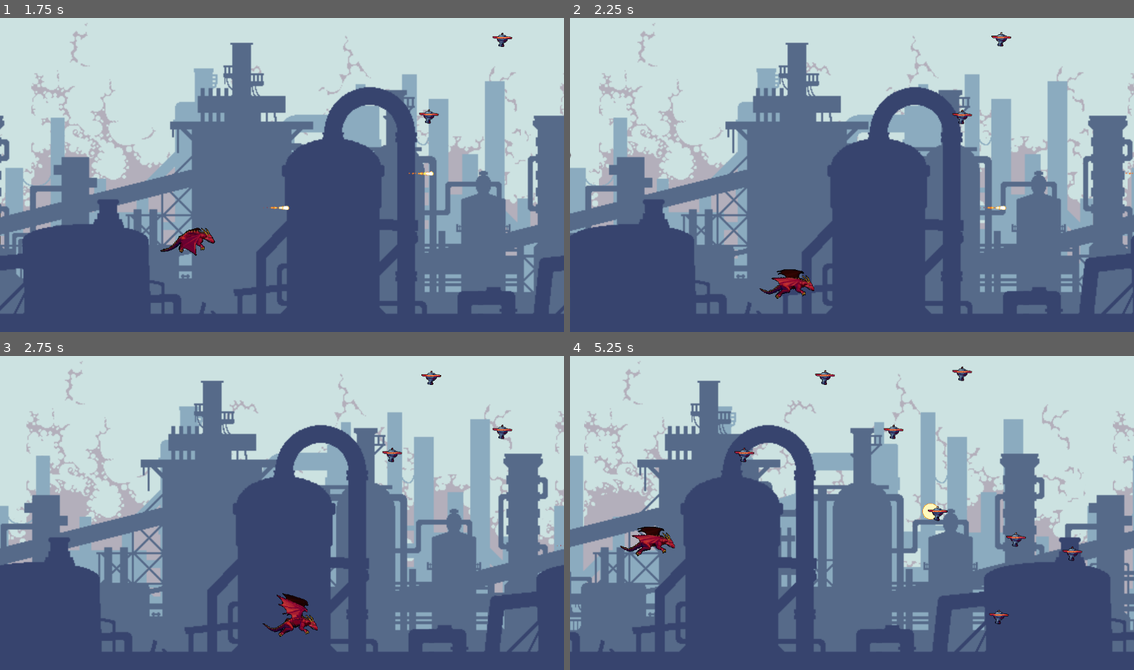
Above: before the commit, frames 1-4 (two rows, left to right).
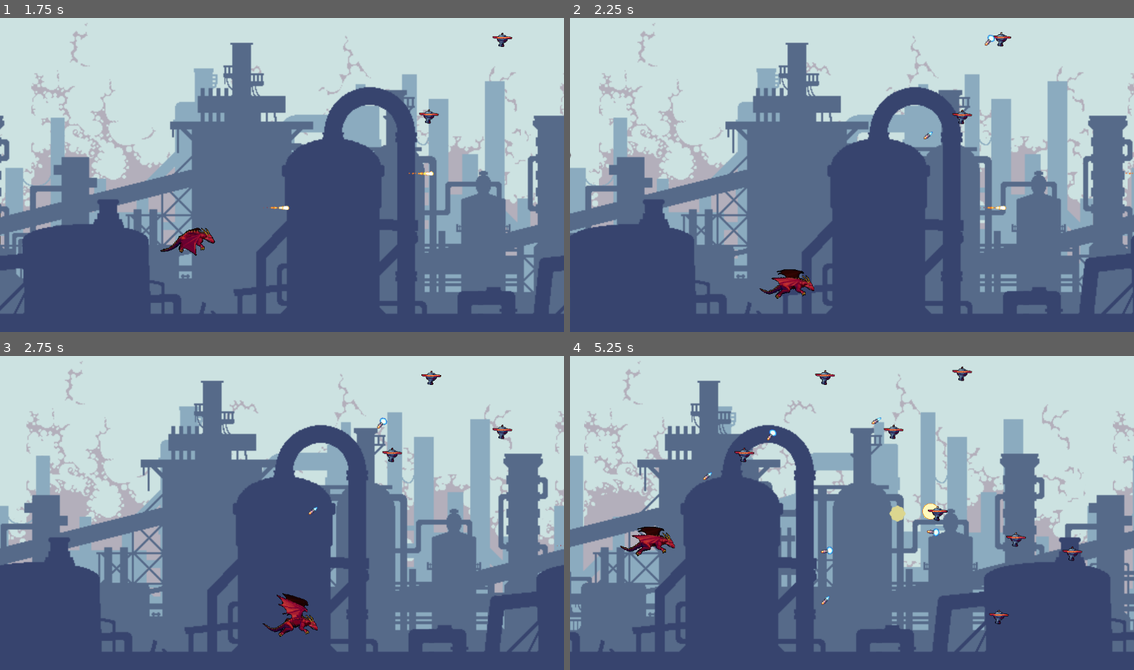
Above: after the commit, the same moments.

Repository: NeptuneSyInAteneo/ISCS-gamedev-space-shooter
Game: Godot game, scene res://gameScene.tscn
Two runs of this game, one before a commit and one after it. Both use one fixed random seed, a clock stepped at 60 frames per second and the inputs below.
Inputs:
- Up to frame 1 (1.75 s): hold Right (ui_right) 0.53-1.28 s; tap Space (ui_select) at 0.77, 1.52 s; hold Down (ui_down) from 1.28 s (still down)
- Up to frame 2 (2.25 s): release Down (ui_down) at 2.03 s; hold Right (ui_right) from 2.03 s (still down)
- Up to frame 3 (2.75 s): keep holding Right (ui_right)
- Up to frame 4 (5.25 s): release Right (ui_right) at 2.78 s; hold Up (ui_up) 2.78-3.53 s; tap Space (ui_select) at 3.02, 3.77, 4.52 s; hold Left (ui_left) 3.53-5.03 s; hold Down (ui_down) from 5.03 s (still down)

Frame 1 is identical in both runs. In frame 2, less than 0.1% of the frame differs, in the area x 62-76%, y 5-39%; in frame 3, less than 0.1%; in frame 4, 0.3%, in the area x 23-66%, y 19-80%.

Commit message:
hitboxes on all relations work

Diff:
--- a/enemy.gd
+++ b/enemy.gd
@@ -1,8 +1,12 @@
 extends Area2D
 
 @onready var moveT = $moveTime
-@onready var coll = $CollisionShape2D
+@onready var coll = $enemy_hitbox
 @onready var anim = $AnimatedSprite2D
+@onready var bulletContainer = $EnemyBulletsHere
+@onready var muzzle = $muzzle
+
+signal missile_launch(loc)
 
 @export var health = 3
 var speed = 5
@@ -32,6 +36,12 @@
 func _on_move_time_timeout() -> void:
 	# stop a bit
 	is_moving = !is_moving
+
+	if !is_moving:
+		# flip a coin if it should shoot or not
+		#missile_fire()
+		missile_launch.emit(muzzle.global_position)
+		pass
 	pass # Replace with function body.
 
 
@@ -46,8 +56,6 @@
 	pass # Replace with function body.
 
 
-
-
 func _on_animated_sprite_2d_animation_finished() -> void:
 	queue_free()
 	pass # Replace with function body.
--- a/enemy.tscn
+++ b/enemy.tscn
@@ -128,7 +128,7 @@
 
 [node name="enemy" type="Area2D"]
 collision_layer = 4
-collision_mask = 2
+collision_mask = 3
 script = ExtResource("1_7gb88")
 
 [node name="AnimatedSprite2D" type="AnimatedSprite2D" parent="."]
@@ -136,7 +136,7 @@
 animation = &"death"
 autoplay = "default"
 
-[node name="CollisionShape2D" type="CollisionShape2D" parent="."]
+[node name="enemy_hitbox" type="CollisionShape2D" parent="."]
 shape = SubResource("CircleShape2D_qf700")
 
 [node name="VisibleOnScreenEnabler2D" type="VisibleOnScreenEnabler2D" parent="."]
@@ -145,6 +145,9 @@
 
 [node name="moveTime" type="Timer" parent="."]
 
+[node name="muzzle" type="Marker2D" parent="."]
+position = Vector2(-22, 0)
+
 [connection signal="area_entered" from="." to="." method="_on_area_entered"]
 [connection signal="animation_finished" from="AnimatedSprite2D" to="." method="_on_animated_sprite_2d_animation_finished"]
 [connection signal="screen_exited" from="VisibleOnScreenEnabler2D" to="." method="_on_visible_on_screen_enabler_2d_screen_exited"]
--- /dev/null
+++ b/enemy_bullet.gd
@@ -0,0 +1,30 @@
+extends Area2D
+
+@onready var player_reference
+@onready var coll = $bullet_pill
+@onready var anim = $AnimatedSprite2D
+var direction
+
+# Called when the node enters the scene tree for the first time.
+func _ready() -> void:
+	# rotate towards the direction of the player
+	assert(player_reference != null)
+	look_at(player_reference.global_position)
+	rotate(deg_to_rad(180))
+	direction = (player_reference.position - position).normalized()
+	pass # Replace with function body.
+
+
+# Called every frame. 'delta' is the elapsed time since the previous frame.
+func _process(delta: float) -> void:
+	position += direction*4
+	pass
+
+func _on_area_entered(area: Area2D) -> void:
+	coll.queue_free()
+	anim.set_animation("boom")
+	pass # Replace with function body.
+
+func _on_animated_sprite_2d_animation_finished() -> void:
+	queue_free()
+	pass # Replace with function body.
--- /dev/null
+++ b/enemy_bullet.tscn
@@ -0,0 +1,98 @@
+[gd_scene load_steps=14 format=3 uid="uid://b3hv130nai21v"]
+
+[ext_resource type="Script" path="res://enemy_bullet.gd" id="1_efgdj"]
+[ext_resource type="Texture2D" uid="uid://oxduecu6qqvi" path="res://assets/Game Boy Advance - Metroid Fusion - Missiles FX.png" id="1_ovkha"]
+[ext_resource type="Texture2D" uid="uid://27exfy46jnlp" path="res://assets/explosion3.png" id="2_3nlcp"]
+
+[sub_resource type="CapsuleShape2D" id="CapsuleShape2D_qk2r1"]
+radius = 4.0
+height = 26.0
+
+[sub_resource type="AtlasTexture" id="AtlasTexture_iyphy"]
+atlas = ExtResource("2_3nlcp")
+region = Rect2(2, 306, 45, 44)
+
+[sub_resource type="AtlasTexture" id="AtlasTexture_akuey"]
+atlas = ExtResource("2_3nlcp")
+region = Rect2(52, 306, 45, 44)
+
+[sub_resource type="AtlasTexture" id="AtlasTexture_uiuyn"]
+atlas = ExtResource("2_3nlcp")
+region = Rect2(102, 306, 45, 44)
+
+[sub_resource type="AtlasTexture" id="AtlasTexture_tik3r"]
+atlas = ExtResource("2_3nlcp")
+region = Rect2(152, 306, 45, 44)
+
+[sub_resource type="AtlasTexture" id="AtlasTexture_fq773"]
+atlas = ExtResource("2_3nlcp")
+region = Rect2(202, 306, 45, 44)
+
+[sub_resource type="AtlasTexture" id="AtlasTexture_e78qr"]
+atlas = ExtResource("2_3nlcp")
+region = Rect2(252, 306, 45, 44)
+
+[sub_resource type="AtlasTexture" id="AtlasTexture_x11of"]
+atlas = ExtResource("1_ovkha")
+region = Rect2(8, 0, 26, 30)
+
+[sub_resource type="AtlasTexture" id="AtlasTexture_m0b1s"]
+atlas = ExtResource("1_ovkha")
+region = Rect2(44, 0, 26, 30)
+
+[sub_resource type="SpriteFrames" id="SpriteFrames_n8bu8"]
+animations = [{
+"frames": [{
+"duration": 1.0,
+"texture": SubResource("AtlasTexture_iyphy")
+}, {
+"duration": 1.0,
+"texture": SubResource("AtlasTexture_akuey")
+}, {
+"duration": 1.0,
+"texture": SubResource("AtlasTexture_uiuyn")
+}, {
+"duration": 1.0,
+"texture": SubResource("AtlasTexture_tik3r")
+}, {
+"duration": 1.0,
+"texture": SubResource("AtlasTexture_fq773")
+}, {
+"duration": 1.0,
+"texture": SubResource("AtlasTexture_e78qr")
+}],
+"loop": false,
+"name": &"boom",
+"speed": 10.0
+}, {
+"frames": [{
+"duration": 1.0,
+"texture": SubResource("AtlasTexture_x11of")
+}, {
+"duration": 1.0,
+"texture": SubResource("AtlasTexture_m0b1s")
+}],
+"loop": true,
+"name": &"default",
+"speed": 20.0
+}]
+
+[node name="enemyBullet" type="Area2D"]
+collision_layer = 8
+collision_mask = 3
+script = ExtResource("1_efgdj")
+
+[node name="bullet_pill" type="CollisionShape2D" parent="."]
+rotation = -1.5708
+shape = SubResource("CapsuleShape2D_qk2r1")
+
+[node name="AnimatedSprite2D" type="AnimatedSprite2D" parent="."]
+sprite_frames = SubResource("SpriteFrames_n8bu8")
+autoplay = "default"
+
+[node name="VisibleOnScreenNotifier2D" type="VisibleOnScreenNotifier2D" parent="."]
+position = Vector2(-1.90735e-06, -3.57628e-07)
+scale = Vector2(4.4, 0.5)
+
+[connection signal="area_entered" from="." to="." method="_on_area_entered"]
+[connection signal="animation_finished" from="AnimatedSprite2D" to="." method="_on_animated_sprite_2d_animation_finished"]
--- a/gameGlobalScript.gd
+++ b/gameGlobalScript.gd
@@ -3,11 +3,14 @@
 @onready var player = $player
 @onready var player_laser_container = $LaserHere
 @onready var enemy_container = $EnemyHere
+@onready var enemy_bullet_container = $EnemyBulletsHere
 
 @onready var enemySpawn = $bounding/Marker2D
 var rng = RandomNumberGenerator.new()
 
 var enemy1 = preload("res://enemy.tscn")
+var missile = preload("res://enemy_bullet.tscn")
+
 # Called when the node enters the scene tree for the first time.
 func _ready() -> void:
 	assert(player!=null)
@@ -28,5 +31,12 @@
 	#print("new enemy")
 	var enemy_new = enemy1.instantiate()
 	enemy_new.global_position = Vector2(enemySpawn.global_position.x, rng.randfn(0,200))
+	enemy_new.missile_launch.connect(on_enemy_missile_launch)
 	enemy_container.add_child(enemy_new)
 	pass # Replace with function body.
+
+func on_enemy_missile_launch(muzzle_loc):
+	var proj = missile.instantiate()
+	proj.player_reference = player
+	proj.global_position = muzzle_loc
+	enemy_bullet_container.add_child(proj)
--- a/gameScene.tscn
+++ b/gameScene.tscn
@@ -9,9 +9,6 @@
 [ext_resource type="Texture2D" uid="uid://de31b2q2qyvqo" path="res://assets/industrial_zone_tileset/2 Background/3.png" id="5_ahw5o"]
 [ext_resource type="Texture2D" uid="uid://ck7ylx0tqu1b1" path="res://assets/industrial_zone_tileset/2 Background/4.png" id="6_ef46h"]
 [ext_resource type="Texture2D" uid="uid://d38jwjli0d6qn" path="res://assets/industrial_zone_tileset/2 Background/5.png" id="7_32cmq"]
-
-[sub_resource type="CircleShape2D" id="CircleShape2D_3bd28"]
-radius = 19.105
 
 [sub_resource type="AtlasTexture" id="AtlasTexture_4ryon"]
 atlas = ExtResource("1_6xvuv")
@@ -47,6 +44,9 @@
 
 [sub_resource type="RectangleShape2D" id="RectangleShape2D_w7xl6"]
 size = Vector2(119, 68.5)
+
+[sub_resource type="CircleShape2D" id="CircleShape2D_3bd28"]
+radius = 19.105
 
 [sub_resource type="RectangleShape2D" id="RectangleShape2D_08q0n"]
 size = Vector2(76.8438, 664.625)
@@ -121,15 +121,13 @@
 
 [node name="EnemyHere" type="Node2D" parent="."]
 
+[node name="EnemyBulletsHere" type="Node2D" parent="."]
+
 [node name="player" type="CharacterBody2D" parent="."]
 position = Vector2(-411, 0)
-collision_layer = 8
-collision_mask = 8
+collision_mask = 13
 motion_mode = 1
 script = ExtResource("1_s08o0")
-
-[node name="hurtBox" type="CollisionShape2D" parent="player"]
-shape = SubResource("CircleShape2D_3bd28")
 
 [node name="AnimatedSprite2D" type="AnimatedSprite2D" parent="player"]
 sprite_frames = SubResource("SpriteFrames_cx2es")
@@ -142,9 +140,13 @@
 [node name="bounding_box" type="CollisionShape2D" parent="player"]
 shape = SubResource("RectangleShape2D_w7xl6")
 
+[node name="hurt" type="Area2D" parent="player"]
+
+[node name="hurtBox" type="CollisionShape2D" parent="player/hurt"]
+shape = SubResource("CircleShape2D_3bd28")
+
 [node name="bounding" type="StaticBody2D" parent="."]
-collision_layer = 8
-collision_mask = 8
+collision_mask = 0
 
 [node name="CollisionShape2D2" type="CollisionShape2D" parent="bounding"]
 position = Vector2(-614.578, -0.6875)
--- a/player_fire.gd
+++ b/player_fire.gd
@@ -2,7 +2,7 @@
 
 @export var speed = 600
 @onready var animatedSprite = $AnimatedSprite2D
-@onready var hitbox = $CollisionShape2D
+@onready var hitbox = $flame_hitbox
 
 func _physics_process(delta):
 	global_position.x += speed * delta
--- a/player_fire.tscn
+++ b/player_fire.tscn
@@ -137,7 +137,7 @@
 animation = &"bullet"
 autoplay = "bullet"
 
-[node name="CollisionShape2D" type="CollisionShape2D" parent="."]
+[node name="flame_hitbox" type="CollisionShape2D" parent="."]
 position = Vector2(-16, 0)
 rotation = -1.5708
 shape = SubResource("CapsuleShape2D_kfyrg")
Binary file added: assets/Game Boy Advance - Metroid Fusion - Missiles FX.png
Not shown, added: assets/Game Boy Advance - Metroid Fusion - Missiles FX.png.import
